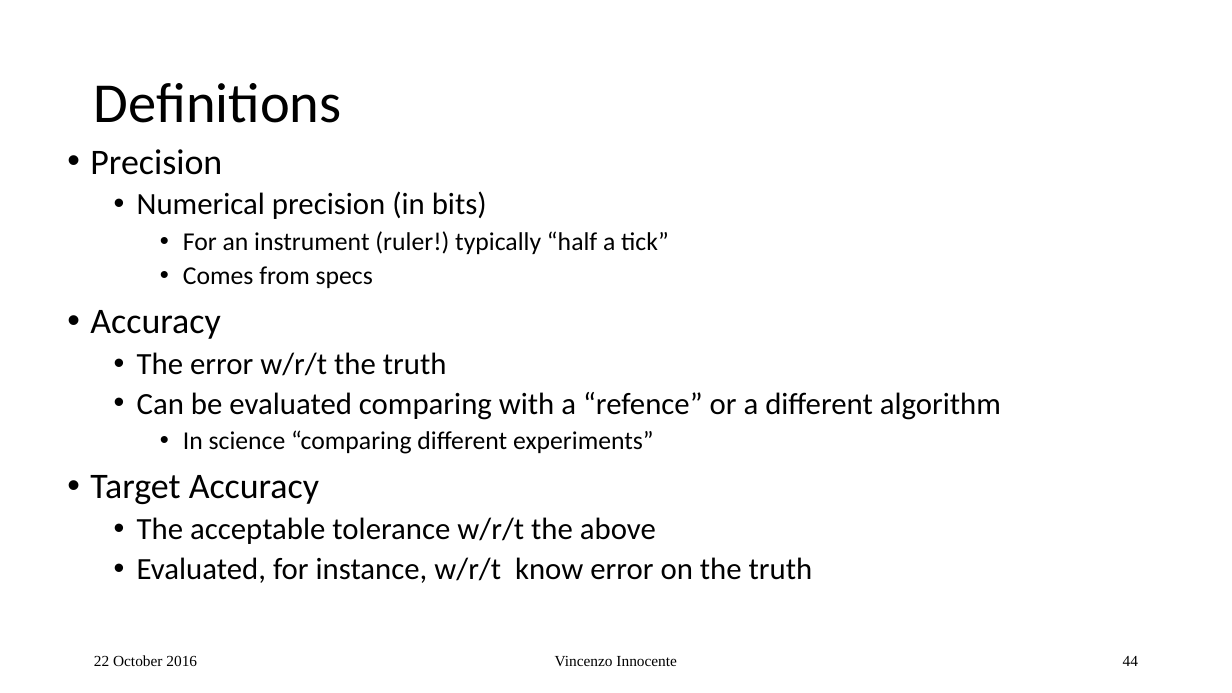
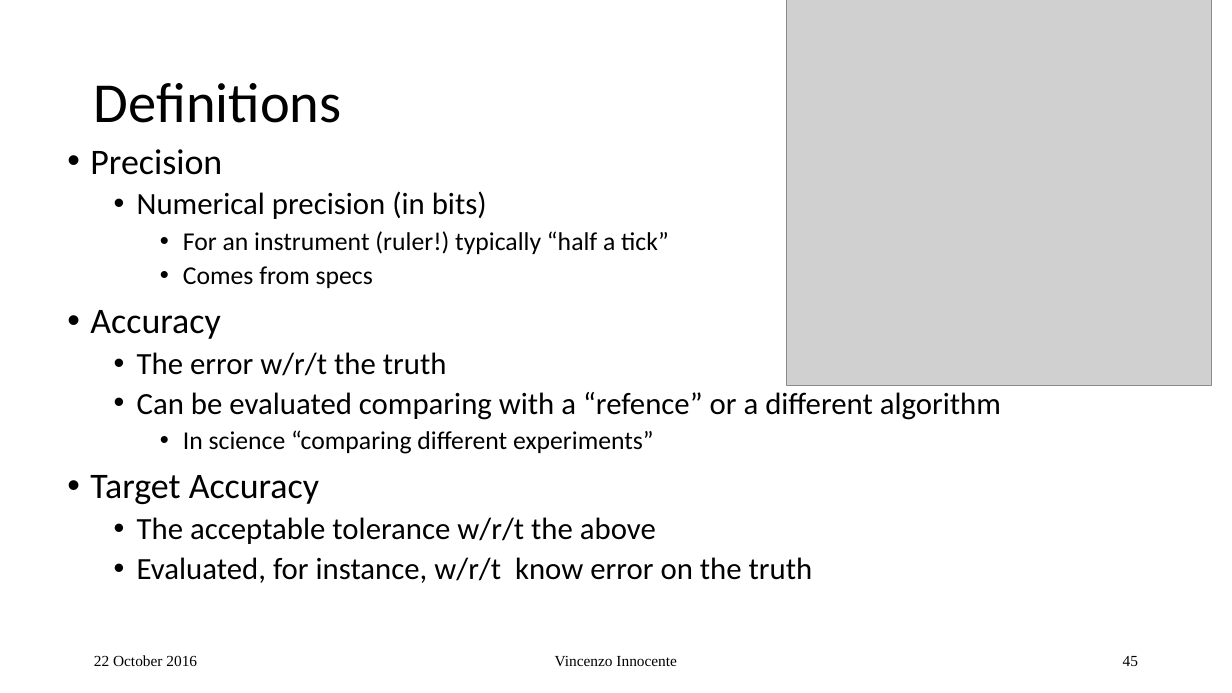
Before and after one commit to VinInn/FPCourse, a slide deck: slide 45 of Slides/FPforScientist.pptx (slide 44 before the commit). Drawn at 1232x693 pixels with LibreOffice and Linux fonts; fonts in the diff are those of the drawing; grey boxes stand for pictures. Boxes give left, top, right and bottom in pixels: in the first picture for what was removed or moved away, otherwise in the second. Text is boxed around its words. In the diff, an @@ line names an element or a change of style, - is before the commit and + after.

```diff
--- a/Slides/FPforScientist.pptx
+++ b/Slides/FPforScientist.pptx
@@ picture added at (787, 0, 1212, 385) @@
@@ page number at (1123, 656, 1138, 666): text changed @@
-44
+45
```
Also in this commit, not shown: 7 other slides changed, 3 slides added.
